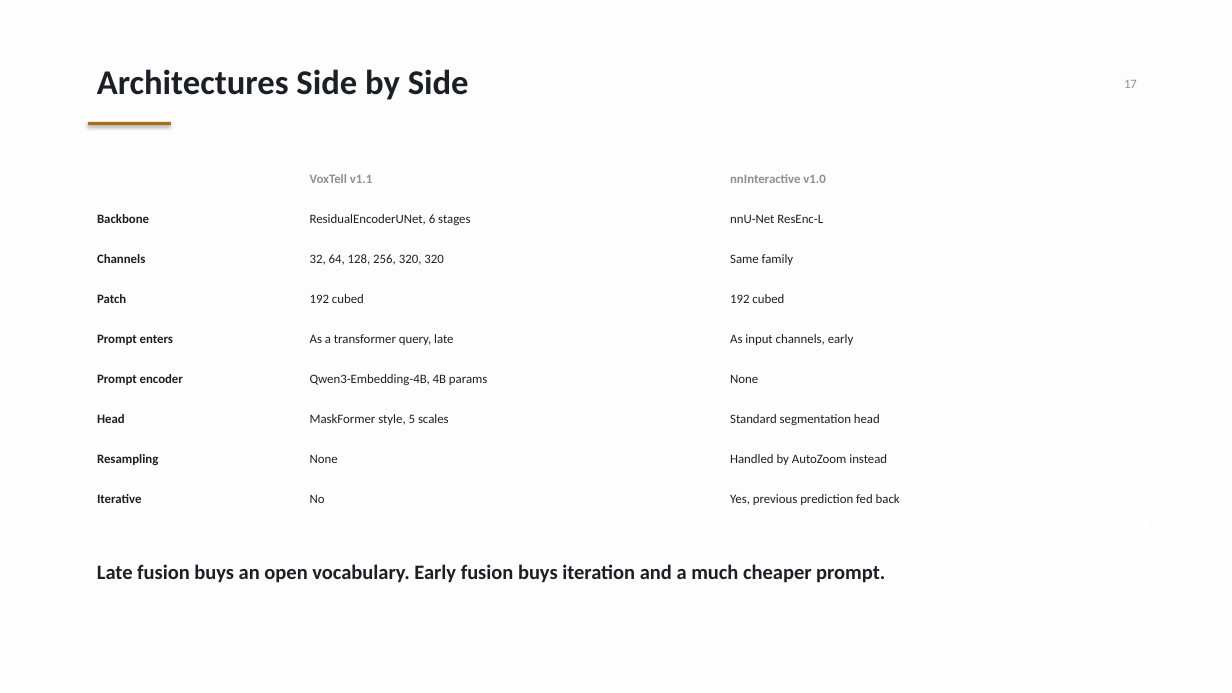
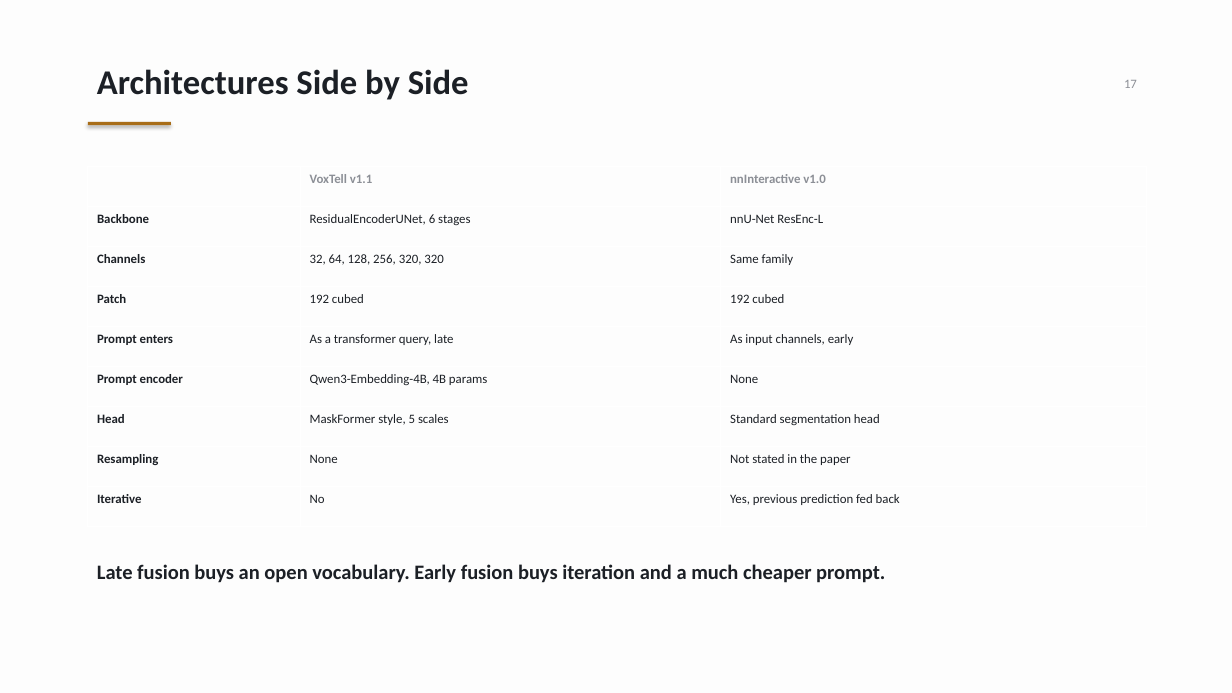
Before and after one commit to pentaexe/VoxTell-main, a slide deck: slide 17 of slides.pptx. Drawn at 1232x693 pixels with LibreOffice and Linux fonts; fonts in the diff are those of the drawing. Boxes give left, top, right and bottom in pixels: in the first picture for what was removed or moved away, otherwise in the second. Text is boxed around its words. In the diff, an @@ line names an element or a change of style, - is before the commit and + after.

```diff
--- a/slides.pptx
+++ b/slides.pptx
@@ table at (88, 166, 1146, 527) @@
-row 8, column 3: Handled by AutoZoom instead
+row 8, column 3: Not stated in the paper
```
Also in this commit, not shown: 2 other files.
